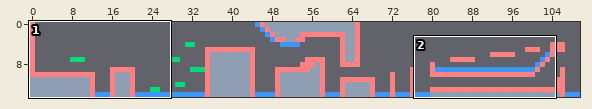
An edit to a level. Tiled map, Output/Assets/tiles/SnowMap.tmx. Above, an overview of the earlier version with the close-up marked.
Close-up. Old version:
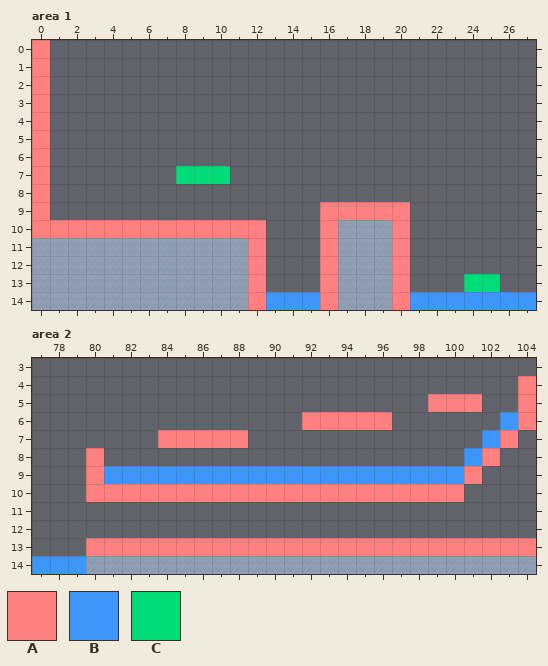
Cells are 70x70 px. Shown: area 1 x 0..27, y 0..14; area 2 x 77..104, y 3..14. The commit also changed other parts of the map, which this record leaves out.
Key: from "Collisions": A 0, B 1, C 2.
_ is an empty cell.
Layers that did not change in this view are not listed.
Layer "Collisions" before, area 1, first column x 0:
 0 A___________________________
 1 A___________________________
 2 A___________________________
 3 A___________________________
 4 A___________________________
 5 A___________________________
 6 A___________________________
 7 A_______CCC_________________
 8 A___________________________
 9 A_______________AAAAA_______
10 AAAAAAAAAAAAA___A___A_______
11 ____________A___A___A_______
12 ____________A___A___A_______
13 ____________A___A___A___CC__
14 ____________ABBBA___ABBBBBBB
Layer "Collisions" before, area 2, first column x 77:
 3 ____________________________
 4 ___________________________A
 5 ______________________AAA__A
 6 _______________AAAAA______BA
 7 _______AAAAA_____________BA_
 8 ___A____________________BA__
 9 ___ABBBBBBBBBBBBBBBBBBBBA___
10 ___AAAAAAAAAAAAAAAAAAAAA____
11 ____________________________
12 ____________________________
13 ___AAAAAAAAAAAAAAAAAAAAAAAAA
14 BBB_________________________
The same view after the edit:
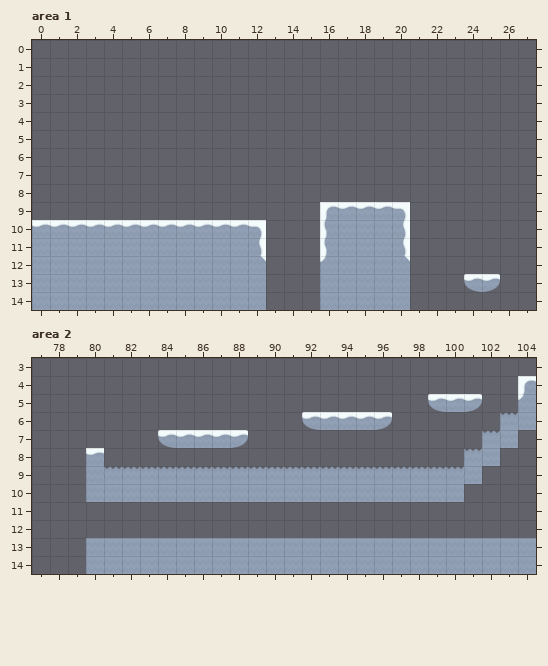
Edits made:
Layer "Collisions" (now hidden), area 1:
y 0..6: x 0 A -> _
y 7: x 0 A -> _; x 8..10 CCC -> ___
y 8: x 0 A -> _
y 9: x 0 A -> _; x 16..20 AAAAA -> _____
y 10: x 0..12 AAAAAAAAAAAAA -> _____________; x 16 A -> _; x 20 A -> _
y 11..12: x 12 A -> _; x 16 A -> _; x 20 A -> _
y 13: x 12 A -> _; x 16 A -> _; x 20 A -> _; x 24..25 CC -> __
y 14: x 12..16 ABBBA -> _____; x 20..27 ABBBBBBB -> ________
Layer "Collisions" (now hidden), area 2:
y 4: x 104 A -> _
y 5: x 99..101 AAA -> ___; x 104 A -> _
y 6: x 92..96 AAAAA -> _____; x 103..104 BA -> __
y 7: x 84..88 AAAAA -> _____; x 102..103 BA -> __
y 8: x 80 A -> _; x 101..102 BA -> __
y 9: x 80..101 ABBBBBBBBBBBBBBBBBBBBA -> ______________________
y 10: x 80..100 AAAAAAAAAAAAAAAAAAAAA -> _____________________
y 13: x 80..104 AAAAAAAAAAAAAAAAAAAAAAAAA -> _________________________
y 14: x 77..79 BBB -> ___
